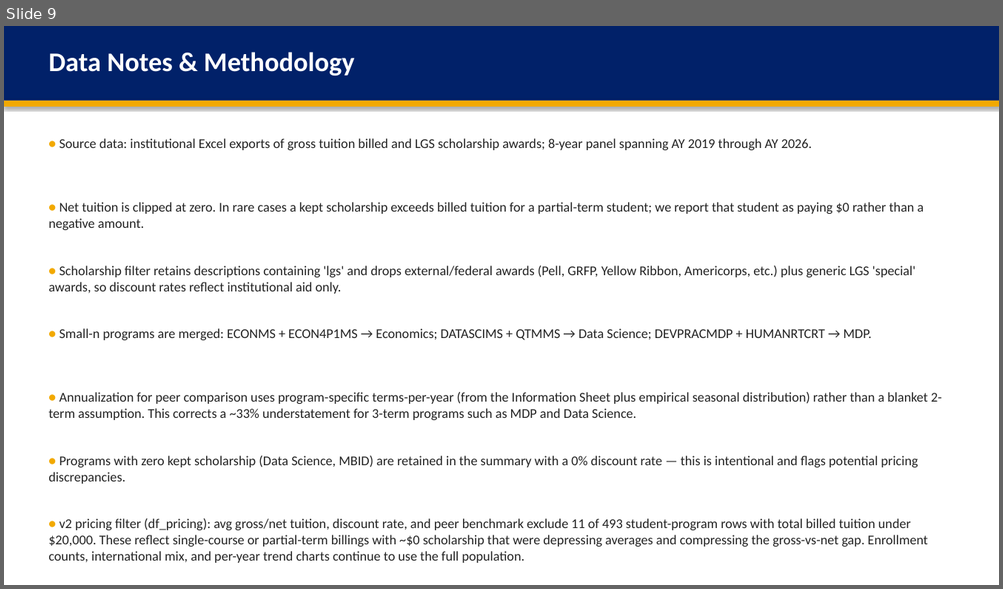
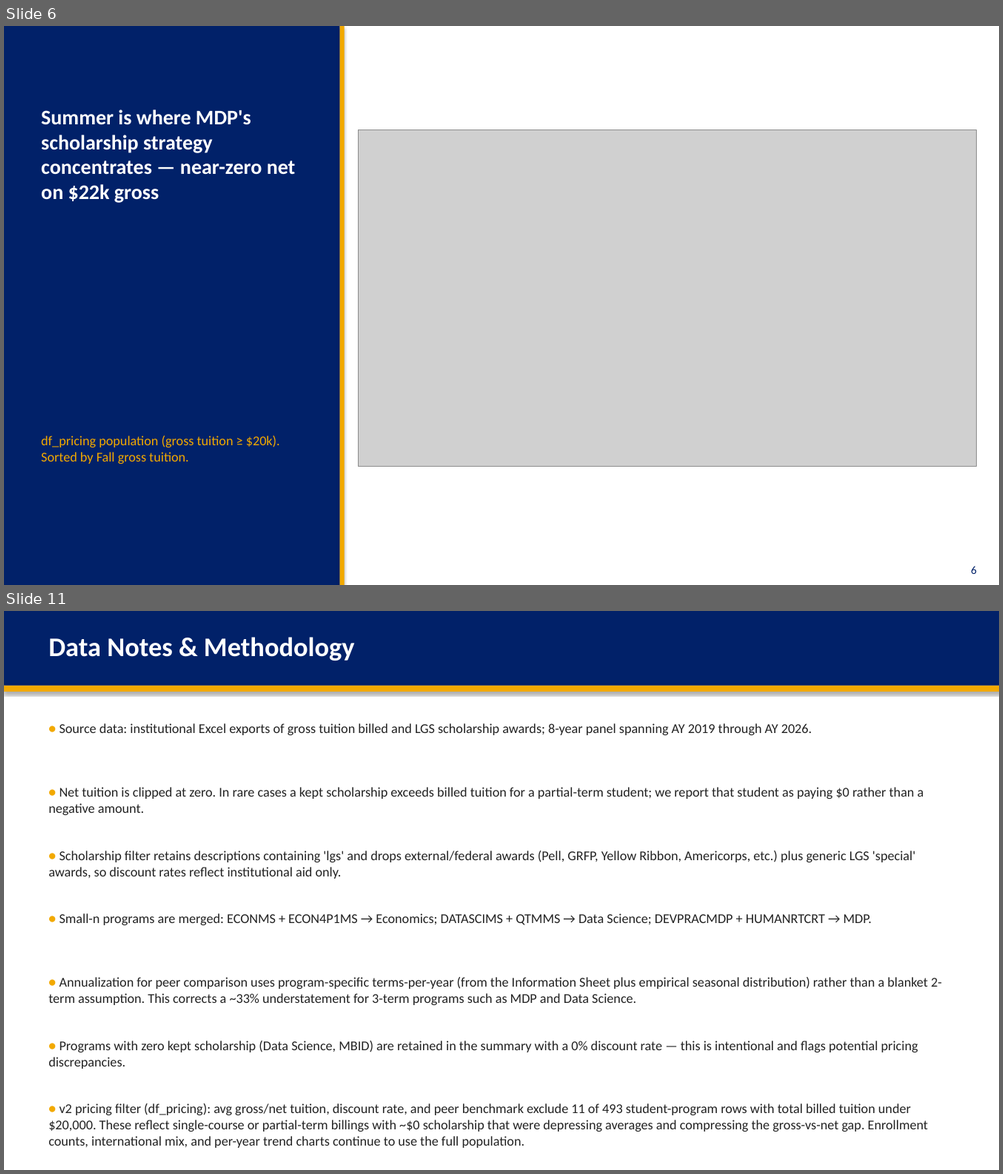
Before and after one commit to rjhunj2/grad-school-pricing, a slide deck: deliverables/emory_grad_pricing_v2.pptx. Shown one above the other, each under a label of ours: slide 9 before the commit, slides 6 and 11 after it; the slides between them are not shown. The pictures are 1003x589 and 1003x1174 pixels, drawn with LibreOffice and Linux fonts; fonts in the diff are those of the drawing; grey boxes stand for pictures. Boxes give left, top, right and bottom in pixels: in the first picture for what was removed or moved away, otherwise in the second. Text is boxed around its words. In the diff, an @@ line names an element or a change of style, - is before the commit and + after.

```diff
--- a/deliverables/emory_grad_pricing_v2.pptx
+++ b/deliverables/emory_grad_pricing_v2.pptx
@@ slide 6 added at (4,26,999,585), background #FFFFFF @@
@@ rectangle added at (4,26,340,585), fill #012169 @@
@@ rectangle added at (340,26,344,585), fill #F2A900 @@
@@ text added at (41,110,296,203), 20 pt, text #FFFFFF, bold @@
+Summer is where MDP's scholarship strategy concentrates — near-zero net on $22k gross
@@ picture added at (358,130,976,467) @@
@@ text added at (41,436,280,464), 13 pt, text #F2A900 @@
+df_pricing population (gross tuition ≥ $20k). Sorted by Fall gross tuition.
@@ text added at (970,566,976,574), 11 pt, text #012169 @@
+6
@@ what was slide 9 is now slide 11 @@
```
Also in this commit, not shown: 5 slides changed, 1 other slide added, 3 other files.
